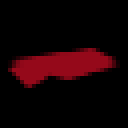
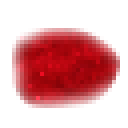
Layer changes from the first (128, 128) image to the second:
added layer "Layer 3" (overlay) above "blood_fx_05" over <box>0,0,128,128</box>
painted on "blood_fx_05", masked it over <box>8,28,120,108</box>
removed layer "blood_fx_04" over <box>12,56,120,80</box>
removed layer "blood_fx_03" over <box>12,52,112,76</box>
removed layer "blood_fx_02" over <box>12,60,76,72</box>
removed layer "blood_fx_01" over <box>8,48,116,76</box>
hid "BG" over <box>0,0,128,128</box>
